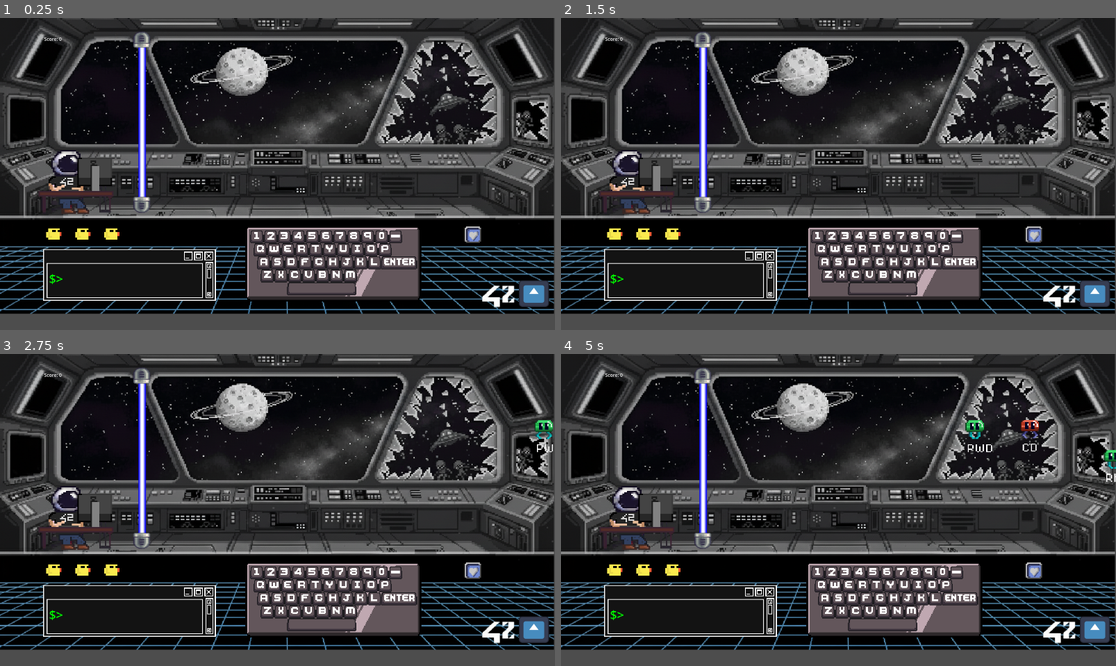
Above: before the commit, frames 1-4 (two rows, left to right).
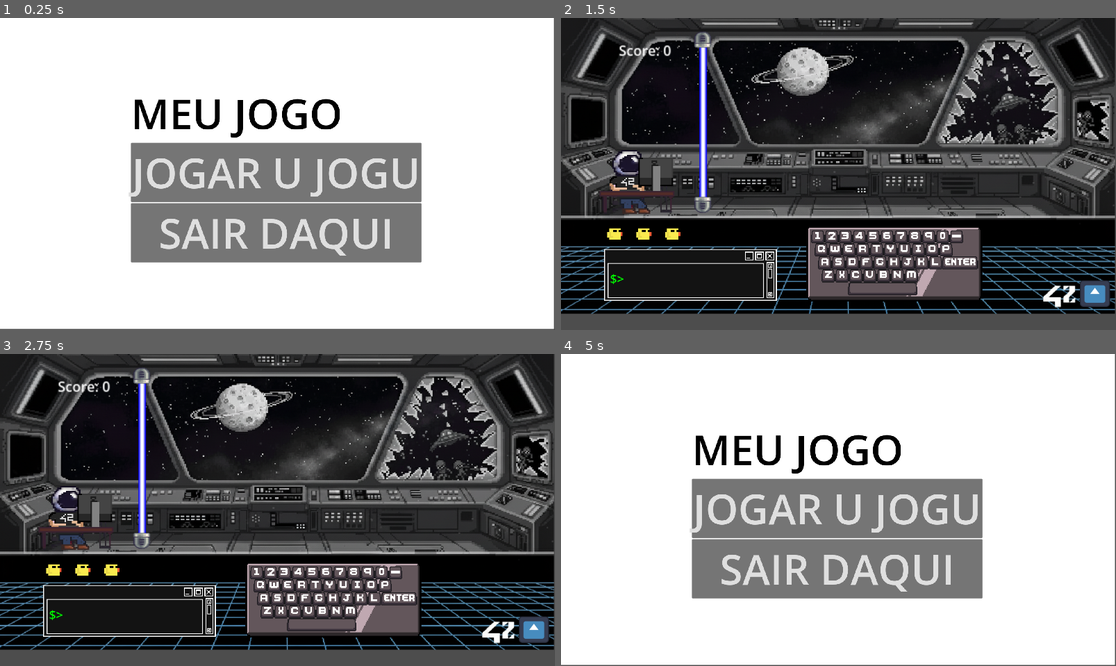
Above: after the commit, the same moments.

Repository: nicolasgsantana/game-jam42
Game: Godot game, scene res://main_menu.tscn
The game is run twice, just before and just after one commit, with the same random seed, the same clock (stepped at 60 frames per second) and the same inputs. Before the commit the project starts from res://scenes/levels/main.tscn. The engine's default icon, where the game draws it, is replaced by a stand-in: a white triangle on a blue panel in a dark square.
Inputs (mouse positions are in pixels of both pictures, inside the frame that each line leads up to):
- Up to frame 1 (0.25 s): no input
- Up to frame 2 (1.5 s): click (838, 170) at 0.5 s, where only the run after the commit has a clickable "JOGAR U JOGU"; tap Enter at 1.25 s
- Up to frame 3 (2.75 s): no input
- Up to frame 4 (5 s): tap Escape at 4.9 s

The runs differ from the first frame. In frame 1, 96% of the frame differs, in the area x 0-100%, y 0-100%; in frame 2, 0.4%; in frame 3, 0.6%; in frame 4, 96%.

Commit message:
jogo_com_menus_funcionais

Diff:
--- /dev/null
+++ b/GameData.gd
@@ -0,0 +1,15 @@
+extends Node
+
+var final_score: int = 0
+var current_score: int = 0
+
+func set_final_score(score: int):
+	final_score = score
+	print("Score final salvo: ", final_score)
+
+func get_final_score() -> int:
+	return final_score
+
+func reset_score():
+	current_score = 0
+	final_score = 0
--- /dev/null
+++ b/main_menu.tscn
@@ -0,0 +1,47 @@
+[gd_scene load_steps=2 format=3 uid="uid://fo34y7jir6of"]
+
+[ext_resource type="Script" uid="uid://c141p0c3q4yjk" path="res://scripts/MainMenu.gd" id="1_06t4h"]
+
+[node name="MainMenu" type="Control" node_paths=PackedStringArray("play_button", "quit_button")]
+layout_mode = 3
+anchors_preset = 15
+anchor_right = 1.0
+anchor_bottom = 1.0
+grow_horizontal = 2
+grow_vertical = 2
+script = ExtResource("1_06t4h")
+play_button = NodePath("CenterContainer/VBoxContainer/PlayButton")
+quit_button = NodePath("CenterContainer/VBoxContainer/QuitButton")
+
+[node name="Background" type="ColorRect" parent="."]
+layout_mode = 0
+offset_right = 1917.0
+offset_bottom = 1076.0
+
+[node name="CenterContainer" type="CenterContainer" parent="."]
+texture_filter = 1
+layout_mode = 0
+offset_top = 1.0
+offset_right = 1912.0
+offset_bottom = 1077.0
+
+[node name="VBoxContainer" type="VBoxContainer" parent="CenterContainer"]
+texture_filter = 1
+layout_mode = 2
+
+[node name="TitleLabel" type="Label" parent="CenterContainer/VBoxContainer"]
+texture_filter = 1
+layout_mode = 2
+theme_override_colors/font_color = Color(0, 0, 0, 1)
+theme_override_font_sizes/font_size = 144
+text = "MEU JOGO"
+
+[node name="PlayButton" type="Button" parent="CenterContainer/VBoxContainer"]
+layout_mode = 2
+theme_override_font_sizes/font_size = 144
+text = "JOGAR U JOGU"
+
+[node name="QuitButton" type="Button" parent="CenterContainer/VBoxContainer"]
+layout_mode = 2
+theme_override_font_sizes/font_size = 144
+text = "SAIR DAQUI"
--- a/project.godot
+++ b/project.godot
@@ -11,12 +11,13 @@
 [application]
 
 config/name="Deu a Louca na Moulinette"
-run/main_scene="uid://c0o15m0gcrvwr"
+run/main_scene="uid://fo34y7jir6of"
 config/features=PackedStringArray("4.4", "Forward Plus")
 config/icon="res://icon.svg"
 
 [autoload]
 
+GameData="*res://GameData.gd"
 GlobalData="*res://scripts/global_data.gd"
 
 [display]
--- /dev/null
+++ b/scenes/GameOverScene.tscn
@@ -0,0 +1,28 @@
+[gd_scene load_steps=3 format=3 uid="uid://elblbxg2yo01"]
+
+[ext_resource type="Texture2D" uid="uid://qwxoku60ck3i" path="res://sprites/GameOver/game_over.png" id="1_y26ei"]
+[ext_resource type="Script" uid="uid://8ylrn2tuuhe4" path="res://scripts/game_over.gd" id="1_yxx3c"]
+
+[node name="Control" type="Control"]
+layout_mode = 3
+anchors_preset = 0
+offset_right = 40.0
+offset_bottom = 40.0
+script = ExtResource("1_yxx3c")
+
+[node name="TextureRect" type="TextureRect" parent="."]
+texture_filter = 1
+layout_mode = 0
+offset_right = 1929.0
+offset_bottom = 1073.0
+texture = ExtResource("1_y26ei")
+
+[node name="TextEdit" type="TextEdit" parent="."]
+texture_filter = 1
+layout_mode = 0
+offset_left = 804.0
+offset_top = 827.0
+offset_right = 1100.0
+offset_bottom = 869.0
+scale = Vector2(1.1, 1.1)
+text = "Pressione ESC para voltar ao menu"
--- a/scenes/game_over.tscn
+++ /dev/null
@@ -1,13 +0,0 @@
-[gd_scene load_steps=3 format=3 uid="uid://elblbxg2yo01"]
-
-[ext_resource type="Texture2D" uid="uid://qwxoku60ck3i" path="res://sprites/GameOver/game_over.png" id="1_y26ei"]
-[ext_resource type="Script" uid="uid://8ylrn2tuuhe4" path="res://scripts/game_over.gd" id="1_yxx3c"]
-
-[node name="GameOverScreen" type="Node2D"]
-script = ExtResource("1_yxx3c")
-
-[node name="GameOverBackground" type="TextureRect" parent="."]
-texture_filter = 1
-offset_right = 1920.0
-offset_bottom = 1089.0
-texture = ExtResource("1_y26ei")
--- a/scenes/levels/main.tscn
+++ b/scenes/levels/main.tscn
@@ -10,6 +10,7 @@
 [ext_resource type="Texture2D" uid="uid://bnqpoxevqsnw4" path="res://icon.svg" id="8_vkq25"]
 [ext_resource type="PackedScene" uid="uid://ba55ds5r1wrvd" path="res://player.tscn" id="10_hwp66"]
 [ext_resource type="PackedScene" uid="uid://t3xu037ejxsq" path="res://scenes/powers/life.tscn" id="10_rssyh"]
+[ext_resource type="PackedScene" uid="uid://elblbxg2yo01" path="res://scenes/GameOverScene.tscn" id="11_hwp66"]
 
 [node name="Main" type="Node2D"]
 
@@ -22,12 +23,14 @@
 [node name="ScoreLabel" type="CanvasLayer" parent="."]
 
 [node name="Label" type="Label" parent="ScoreLabel"]
-offset_left = 153.0
-offset_top = 61.0
-offset_right = 285.0
-offset_bottom = 151.0
+offset_left = 200.0
+offset_top = 77.0
+offset_right = 332.0
+offset_bottom = 167.0
+scale = Vector2(3, 3)
 text = "Score: 0
 "
+metadata/_edit_use_anchors_ = true
 
 [node name="InputHandler" parent="." instance=ExtResource("1_72ix8")]
 
@@ -150,6 +153,9 @@
 position = Vector2(253, 583)
 scale = Vector2(5, 5)
 
+[node name="GameOverScreen" parent="." instance=ExtResource("11_hwp66")]
+visible = false
+
 [connection signal="buffer_changed" from="InputHandler" to="GameManager" method="_on_input_handler_buffer_changed"]
 [connection signal="buffer_changed" from="InputHandler" to="CommandLine" method="_on_input_handler_buffer_changed"]
 [connection signal="command_sent" from="InputHandler" to="GameManager" method="_on_input_handler_command_sent"]
--- a/scenes/powers/life.gd
+++ b/scenes/powers/life.gd
@@ -36,24 +36,29 @@
 func lost_life() -> void:
 	if lifes > 0:
 		lifes -= 1
-		update_visual()
 		print("Perdeu uma vida! Restam:", lifes)
+		update_visual()  # Movi para DEPOIS do print para debug
 	else:
 		print("Game Over!")
+		# Caso já esteja em 0, chama game over diretamente
+		trigger_game_over()
 
 func trigger_game_over():
-	# Pegar referência do GameManager para obter o score
+	print("=== TRIGGER GAME OVER CHAMADO ===")
+
+	# Pegar score do GameManager
 	var game_manager = get_node("../GameManager")
 	var final_score = game_manager.player_score
+	print("Score obtido: ", final_score)
 
-	# Pegar referência da tela de game over
-	var game_over_screen = get_node("../GameOverScreen")
+	# Salvar no GameData (se existir)
+	if GameData:
+		GameData.set_final_score(final_score)
+		print("Score salvo no GameData")
 
-	# Pausar o jogo
-	get_tree().paused = true
-
-	# Mostrar tela de game over com o score
-	#game_over_screen.show_game_over(final_score)
+	# Ir para GameOver (vai funcionar agora que a cena existe!)
+	get_tree().change_scene_to_file("res://scenes/GameOverScene.tscn")
+	print("Indo para GameOver...")
 
 func recover_life() -> void:
 	if can_recover and lifes < max_lifes:
--- a/scenes/powers/life.tscn
+++ b/scenes/powers/life.tscn
@@ -1,8 +1,7 @@
-[gd_scene load_steps=4 format=3 uid="uid://t3xu037ejxsq"]
+[gd_scene load_steps=3 format=3 uid="uid://t3xu037ejxsq"]
 
 [ext_resource type="Script" uid="uid://cbeqbe84hjyqs" path="res://scenes/powers/life.gd" id="1_0c4ir"]
 [ext_resource type="Texture2D" uid="uid://2maijlvy82lf" path="res://sprites/image.png" id="2_ejp8w"]
-[ext_resource type="Texture2D" uid="uid://dci03t3yyhce4" path="res://sprites/heat_power.png" id="3_rkk4x"]
 
 [node name="Life" type="Node2D"]
 script = ExtResource("1_0c4ir")
@@ -33,14 +32,14 @@
 [node name="PowerLife" type="Node" parent="."]
 
 [node name="power_life_on" type="Sprite2D" parent="PowerLife"]
+visible = false
 position = Vector2(1633.5, 750)
-texture = ExtResource("3_rkk4x")
 region_enabled = true
 region_rect = Rect2(0, 0, 63, 64.5)
 
 [node name="power_life_off" type="Sprite2D" parent="PowerLife"]
+visible = false
 position = Vector2(1636.5, 752)
-texture = ExtResource("3_rkk4x")
 region_enabled = true
 region_rect = Rect2(0, 64, 63, 64)
 
--- /dev/null
+++ b/scripts/MainMenu.gd
@@ -0,0 +1,23 @@
+
+# MainMenu.gd
+extends Control
+
+@export var play_button: Button
+@export var quit_button: Button
+
+func _ready():
+	# Conectar os botões
+	if play_button:
+		play_button.pressed.connect(_on_play_pressed)
+	if quit_button:
+		quit_button.pressed.connect(_on_quit_pressed)
+
+	print("Menu carregado!")
+
+func _on_play_pressed():
+	print("Iniciando o jogo...")
+	get_tree().change_scene_to_file("res://scenes/levels/main.tscn")
+
+func _on_quit_pressed():
+	print("Saindo do jogo...")
+	get_tree().quit()
--- a/scripts/game_manager.gd
+++ b/scripts/game_manager.gd
@@ -1,3 +1,4 @@
+#game_manager.gd
 extends Node
 
 @export var score_label: Label
--- a/scripts/game_over.gd
+++ b/scripts/game_over.gd
@@ -1,32 +1,54 @@
-# GameOverScreen.gd
+# GameOver.gd - Anexe este script ao Control da sua GameOver.tscn
 extends Control
 
-@export var score_label: Label
-@export var final_score_label: Label
-var display_timer: Timer
+func _ready():
+	print("=== GAMEOVER SCENE CARREGADA ===")
 
-func _ready():
-	# Criar o timer
-	display_timer = Timer.new()
-	add_child(display_timer)
-	display_timer.wait_time = 3.0
-	display_timer.one_shot = true
-	display_timer.timeout.connect(_on_timer_timeout)
+	# Debug: Verificar se GameData existe
+	if GameData:
+		print("GameData encontrado!")
+		var score = GameData.get_final_score()
+		print("Score recuperado do GameData: ", score)
+	else:
+		print("ERRO: GameData não encontrado!")
+		var score = 0
 
-func show_game_over(final_score: int):
-	# Mostrar a tela
-	show()
+	# Debug: Listar todos os filhos para encontrar o TextRect
+	print("Filhos disponíveis:")
+	for child in get_children():
+		print("- ", child.name, " (", child.get_class(), ")")
 
-	# Exibir o score final
-	if final_score_label:
-		final_score_label.text = "Score Final: " + str(final_score)
+	# Tentar encontrar o TextRect
+	var text_rect = null
 
-	# Iniciar o timer de 3 segundos
-	display_timer.start()
+	# Método 1: Nome exato
+	if has_node("TextRect"):
+		text_rect = $TextRect
+		print("TextRect encontrado pelo nome!")
+	# Método 2: Buscar por tipo
+	else:
+		for child in get_children():
+			if child is RichTextLabel or child is Label:
+				text_rect = child
+				print("Texto encontrado: ", child.name)
+				break
 
-	print("Game Over! Score final: ", final_score)
+	if text_rect:
+		var score = GameData.get_final_score() if GameData else 0
+		text_rect.text = "GAME OVER\n\nScore Final: " + str(score)
+		print("Texto definido: ", text_rect.text)
 
-func _on_timer_timeout():
-	# Após 3 segundos, você pode escolher o que fazer:
-	# Opção 1: Voltar para o menu principal
-	get_tree().change_scene_to_file("res://scenes/levels/main.tscn")
+		# Tentar aumentar fonte
+		if text_rect.has_method("add_theme_font_size_override"):
+			text_rect.add_theme_font_size_override("font_size", 48)
+			print("Fonte aumentada para 48")
+	else:
+		print("ERRO: Nenhum componente de texto encontrado!")
+
+	print("GameOver carregado! Score: ", GameData.get_final_score() if GameData else 0)
+
+
+func _input(event):
+	if event is InputEventKey and event.is_pressed():
+		if event.keycode == KEY_ESCAPE:
+			get_tree().change_scene_to_file("res://main_menu.tscn")
Not shown, added: GameData.gd.uid
Not shown: 1 places in scenes/levels/main.tscn that only renumber resources
Not shown, added: scripts/MainMenu.gd.uid
